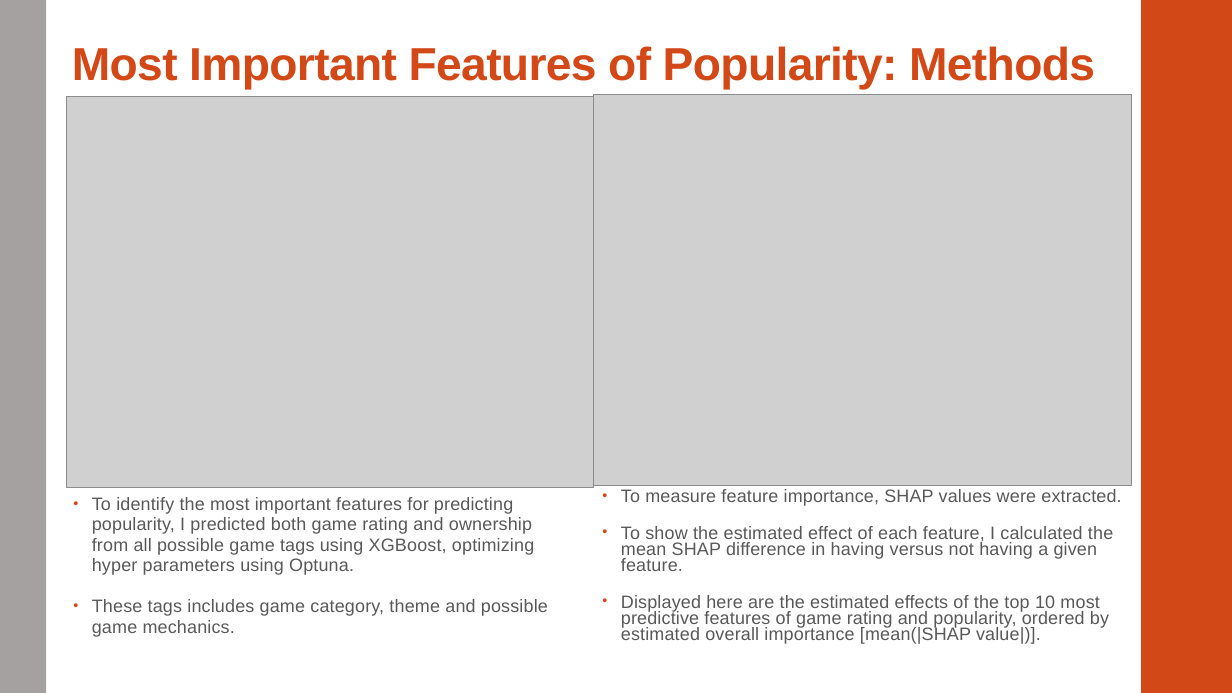
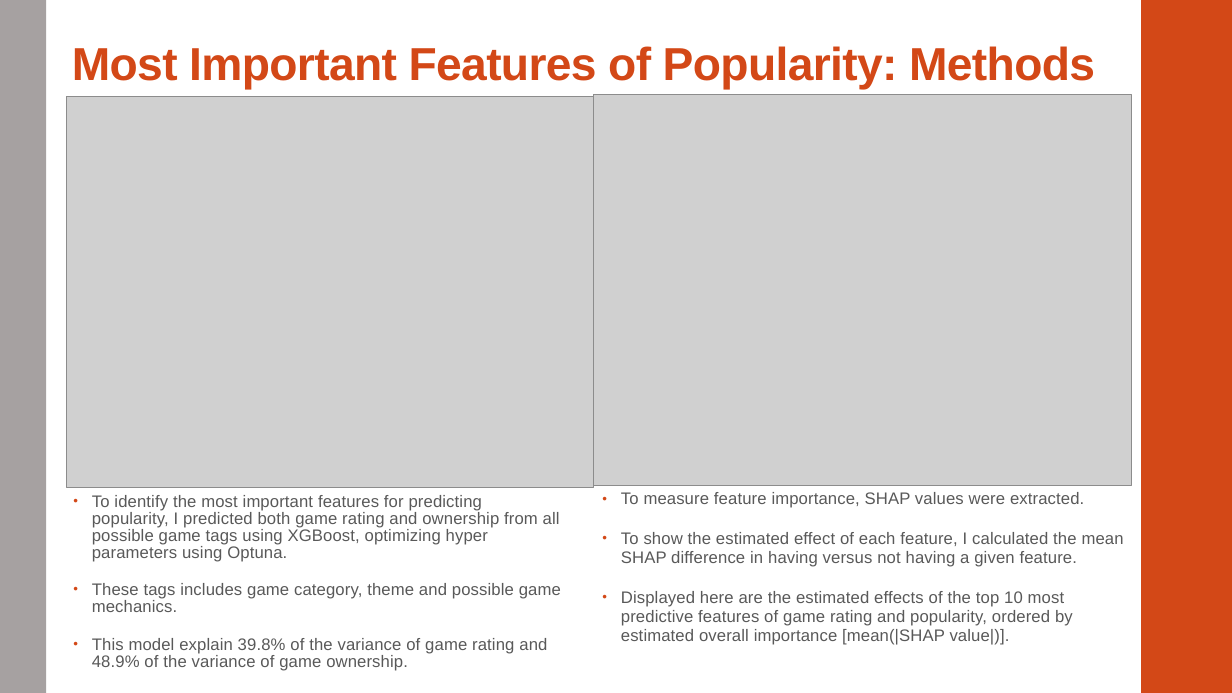
Before and after one commit to nathan-wheeler/boardgame-analysis, a slide deck: slide 12 of BGG_EDA.pptx. Drawn at 1232x693 pixels with LibreOffice and Linux fonts; fonts in the diff are those of the drawing; grey boxes stand for pictures. Boxes give left, top, right and bottom in pixels: in the first picture for what was removed or moved away, otherwise in the second. Text is boxed around its words. In the diff, an @@ line names an element or a change of style, - is before the commit and + after.

Commit message:
updated powerpoint with more quantitative metrics

```diff
--- a/BGG_EDA.pptx
+++ b/BGG_EDA.pptx
@@ text at box(92, 495, 561, 612): size 14 to 12.9 pt in "To identify the most important features for ...", "These tags includes game category, theme and ..."; line spacing 0.95 to 0.85 @@
@@ text "To measure feature importance, SHAP ..." at box(621, 492, 1124, 645): size 14 to 13 pt; line spacing 0.75 to 0.95 @@
@@ text at box(92, 638, 547, 671): paragraph added @@
+• This model explain 39.8% of the variance of game rating and 48.9% of the variance of game ownership.
```
